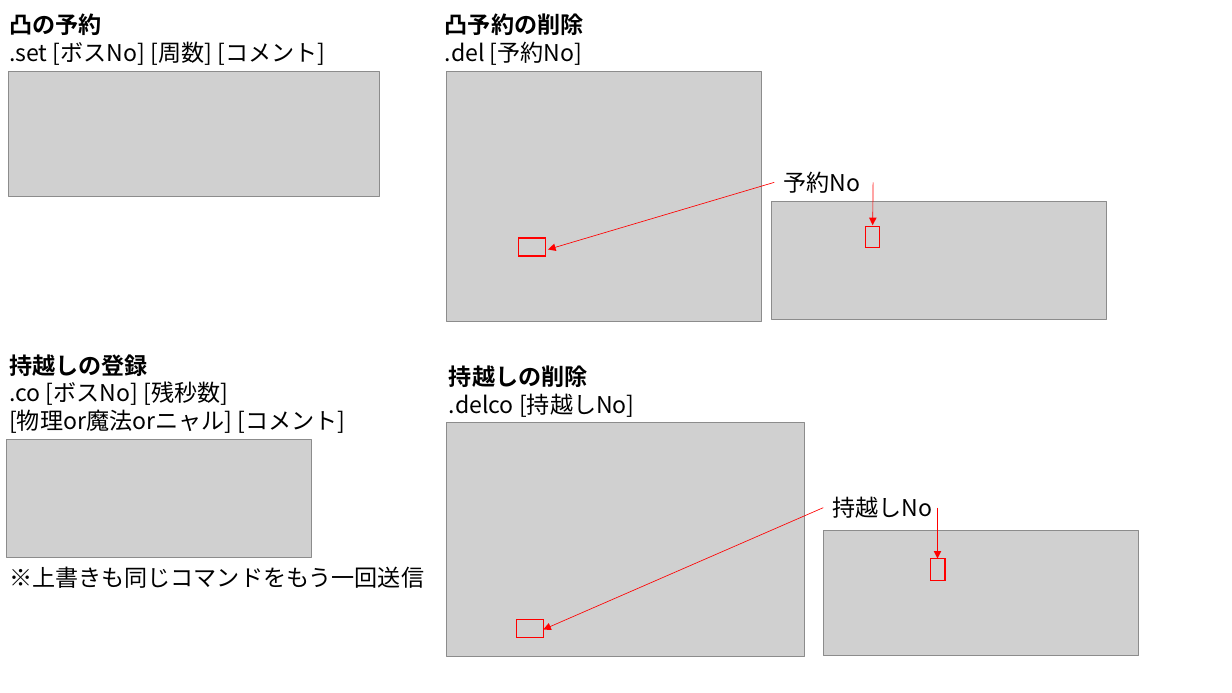
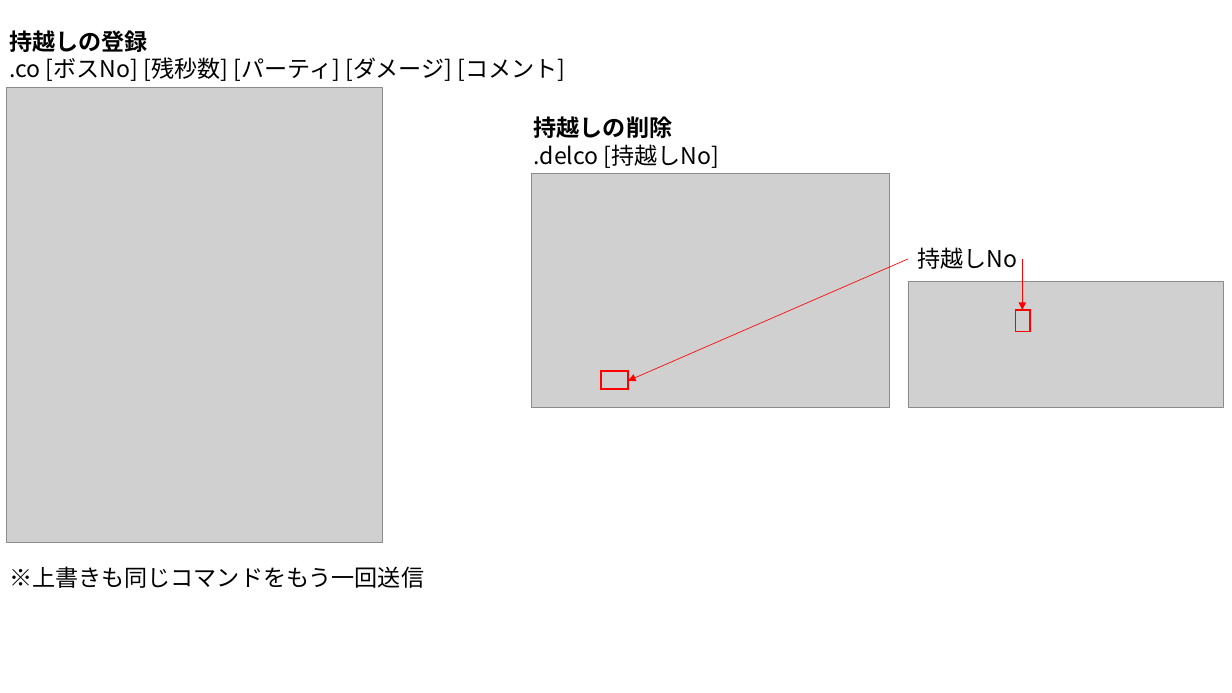
Before and after one commit to UtsumiYoji/Yunibot, a slide deck: slide 5 of コマンド一覧.pptx (slide 2 before the commit). Drawn at 1232x693 pixels with LibreOffice and Linux fonts; fonts in the diff are those of the drawing; grey boxes stand for pictures. Boxes give left, top, right and bottom in pixels: in the first picture for what was removed or moved away, otherwise in the second. Text is boxed around its words. In the diff, an @@ line names an element or a change of style, - is before the commit and + after.

```diff
--- a/コマンド一覧.pptx
+++ b/コマンド一覧.pptx
@@ text "持越しの登録": place and size @@
-text "持越しの登録" at (9,354,345,433)
+text "持越しの登録" at (9,30,565,81)
@@ text removed at (9,13,325,65) @@
-凸の予約
-.set [ボスNo] [周数] [コメント]
@@ text removed at (445,13,584,65) @@
-凸予約の削除
-.del [予約No]
@@ text at (9,57,565,81): text changed @@
-.co [ボスNo] [残秒数]
-[物理or魔法orニャル] [コメント]
+.co [ボスNo] [残秒数] [パーティ] [ダメージ] [コメント]
@@ picture added at (6,88,382,543) @@
@@ picture removed at (8,71,379,196) @@
@@ picture removed at (446,71,762,322) @@
@@ text removed at (783,171,860,193) @@
-予約No
@@ arrow removed from (775, 182) to (548, 250) @@
@@ picture removed at (772,201,1107,320) @@
@@ arrow removed from (873, 182) to (872, 226) @@
@@ rectangle removed at (518,238,545,256) @@
@@ rectangle removed at (866,226,881,248) @@
@@ 2 pictures, 2 texts, 2 rectangles, 2 arrows: place and size @@
-2 pictures, 2 texts, 2 rectangles, 2 arrows at (446,365,1140,656)
+2 pictures, 2 texts, 2 rectangles, 2 arrows at (531,116,1225,408)
@@ picture removed at (6,440,311,557) @@
```
Also in this commit, not shown: 1 other slide changed, 2 slides added, 6 other files.
